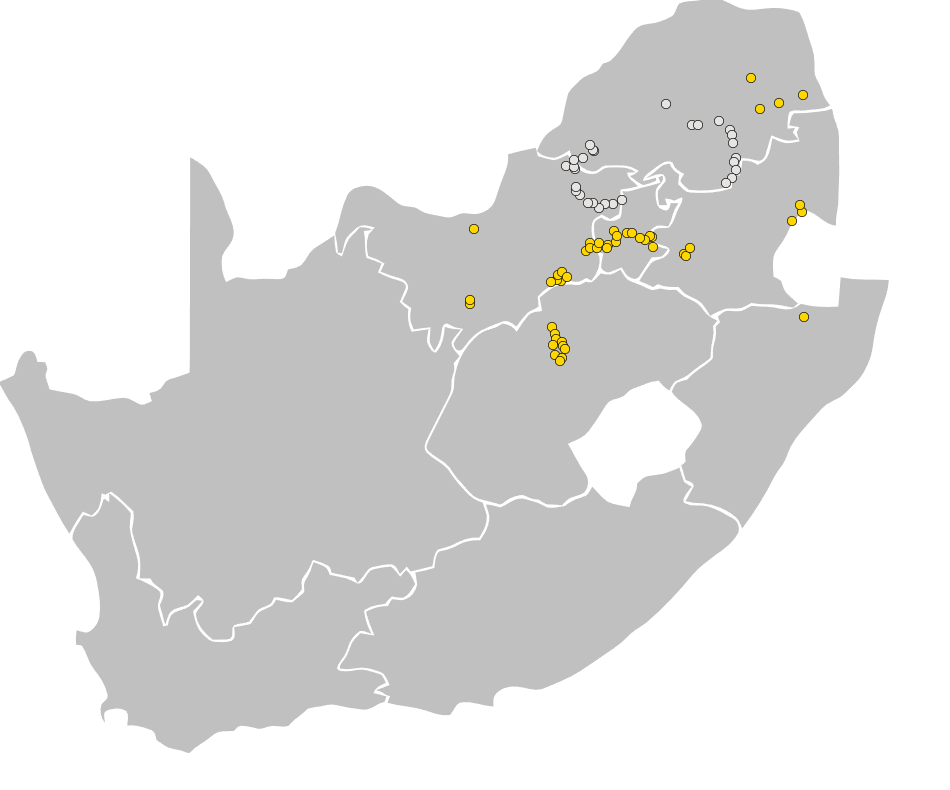
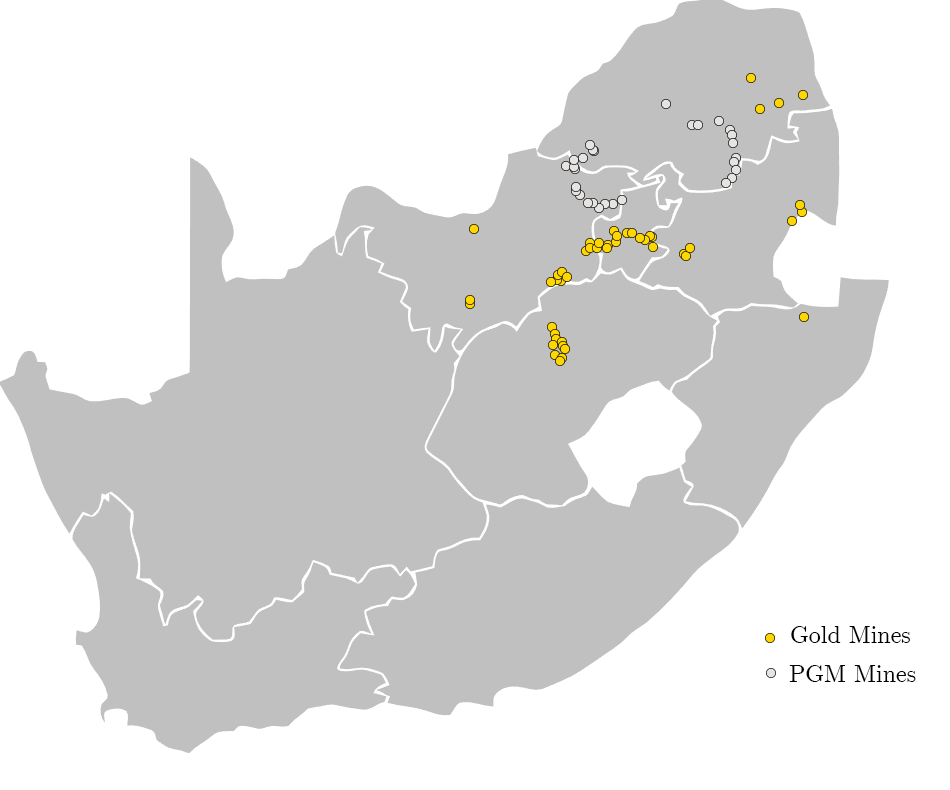
Comparing the layer stacks of the two 950×790 images. Changes:
added layer "Ellipse 77" above "Gold Mines copy" over [765, 633, 775, 643]
added layer "Gold Mines copy" above "PGM Mines" over [791, 626, 910, 643]
added layer "PGM Mines" above "Ellipse 78" over [789, 665, 916, 682]
added layer "Ellipse 78" above "Ellipse 76" over [766, 668, 776, 678]
painted on "Ellipse 76", unmasked it over [765, 626, 916, 682]
removed layer "Layer 0" over [765, 626, 916, 682]
